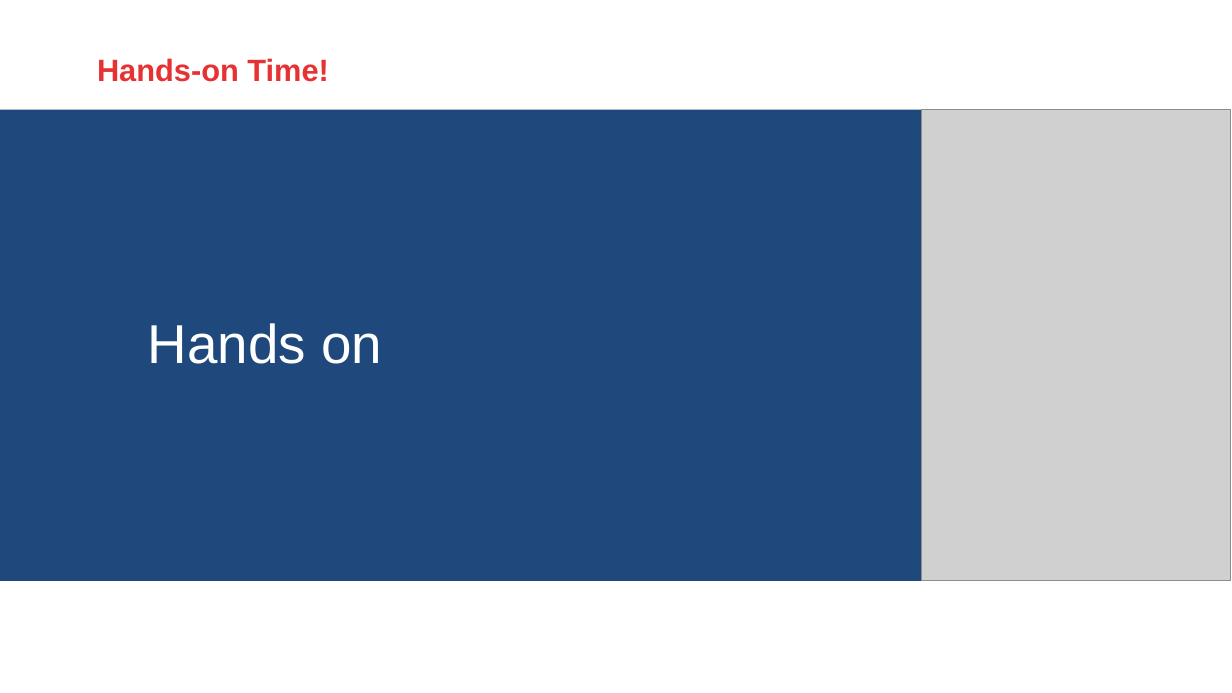
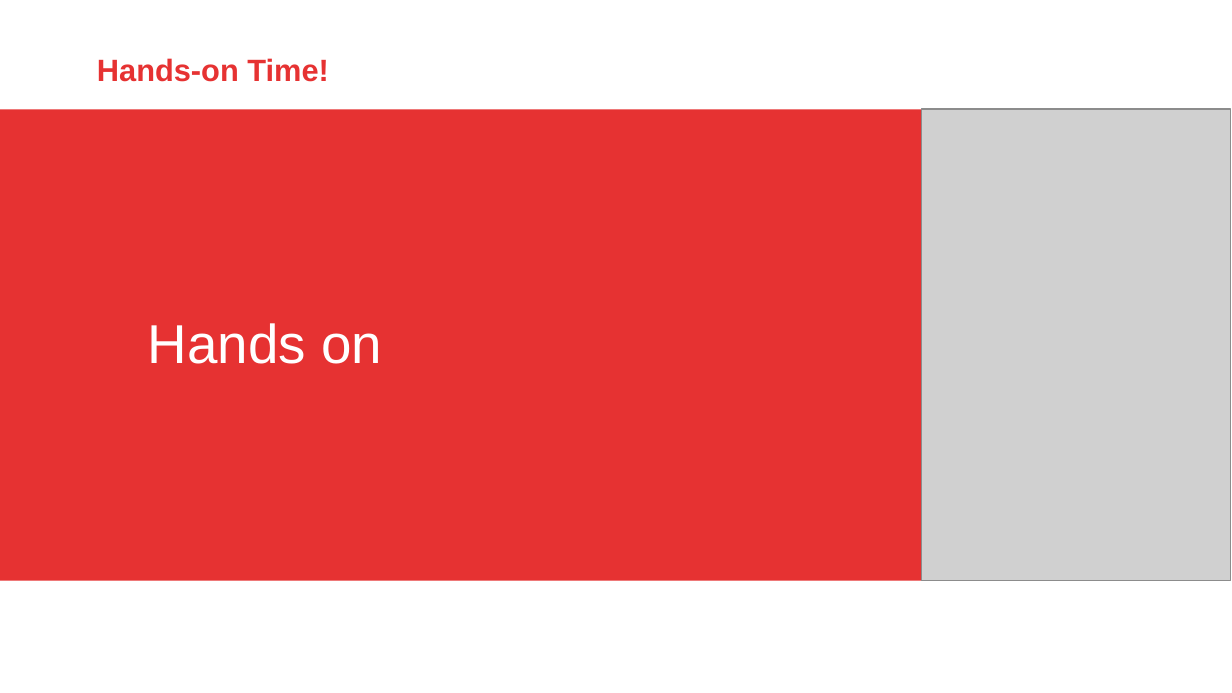
Before and after one commit to AMIS-Services/sig-graphql, a slide deck: slide 17 of slides/graphq-slides.pptx (slide 14 before the commit). Drawn at 1232x693 pixels with LibreOffice and Linux fonts; fonts in the diff are those of the drawing; grey boxes stand for pictures; background and template pictures are left out. Boxes give left, top, right and bottom in pixels: in the first picture for what was removed or moved away, otherwise in the second. Text is boxed around its words. In the diff, an @@ line names an element or a change of style, - is before the commit and + after.

```diff
--- a/slides/graphq-slides.pptx
+++ b/slides/graphq-slides.pptx
@@ rectangle at <box>0,110,1231,582</box>: fill #1F497D to #E63232 @@
```
Also in this commit, not shown: 6 other slides changed, 6 slides added, 3 slides removed, 1 other file.
